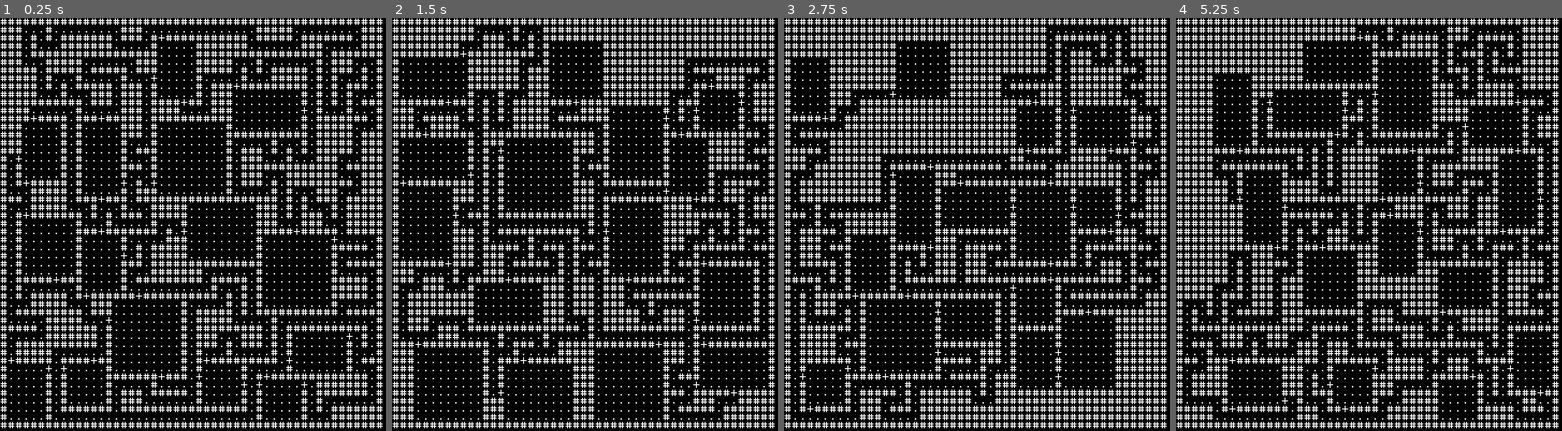
Above: before the commit, frames 1-4 (left to right).
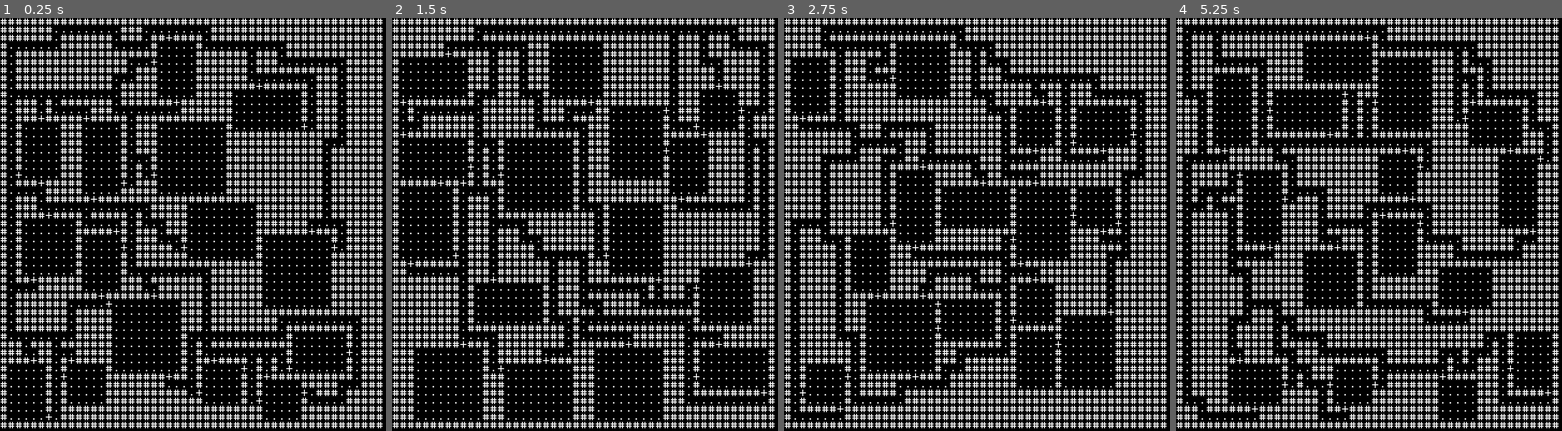
Above: after the commit, the same moments.

Repository: cahek-slopok/webrorik
Game: Godot game, scene res://scene/main.tscn
Two runs of this game, one before a commit and one after it. Both use one fixed random seed, a clock stepped at 60 frames per second and the inputs below.
Inputs:
- Up to frame 1 (0.25 s): no input
- Up to frame 2 (1.5 s): tap Enter at 0.5 s; tap R at 0.6, 1.35 s; tap Space at 1.25 s
- Up to frame 3 (2.75 s): tap Enter at 2 s; tap R at 2.1 s
- Up to frame 4 (5.25 s): tap Space at 2.75, 4.25 s; tap R every 0.75 s from 2.85 to 5.1 s; tap Enter at 3.5 s

The runs differ from the first frame. In frame 1, 9.1% of the frame differs, in the area x 2-98%, y 2-98%; in frame 2, 7.5%; in frame 3, 7.8%; in frame 4, 9.2%.

Commit message:
level generator

Diff:
--- a/script/level_generator.gd
+++ b/script/level_generator.gd
@@ -126,9 +126,8 @@
 	cells.append(start_pos)
 
 	while cells.size() > 0:
-		# Always pick the NEWEST cell for twisty corridors.
-		# (If you wanted Prim's algorithm, you would change this to randi() % cells.size())
-		var index: int = cells.size() - 1
+		# Pick a RANDOM cell for Prim's Algorithm (web-like, highly branching)
+		var index: int = randi() % cells.size()
 		var cell: Vector2i = cells[index]
 
 		var unmade_cells: Array[Vector2i] = []
@@ -213,9 +212,22 @@
 			doors_to_place = min(doors_to_place, valid_walls.size())
 
 			for i in range(doors_to_place):
-				# Pick exactly one random coordinate from the chosen wall's array
-				var chosen_door: Vector2i = valid_walls[i].pick_random()
-				set_tile(chosen_door.x, chosen_door.y, TILE_DOOR)
+				# Shuffle the chosen wall's array so we still pick randomly
+				valid_walls[i].shuffle()
+
+				# Try each potential door coordinate on this wall
+				for chosen_door in valid_walls[i]:
+					# Only place the door if it doesn't touch an existing door
+					if not has_adjacent_door(chosen_door):
+						set_tile(chosen_door.x, chosen_door.y, TILE_DOOR)
+						break # Stop searching and move to the next wall
+
+# Helper function to prevent adjacent doors
+func has_adjacent_door(pos: Vector2i) -> bool:
+	for dir in NEIGHBORS:
+		if get_tile(pos.x + dir.x, pos.y + dir.y) == TILE_DOOR:
+			return true
+	return false
 
 # Phase 5: Trim dead ends from the maze
 func remove_dead_ends() -> void:
